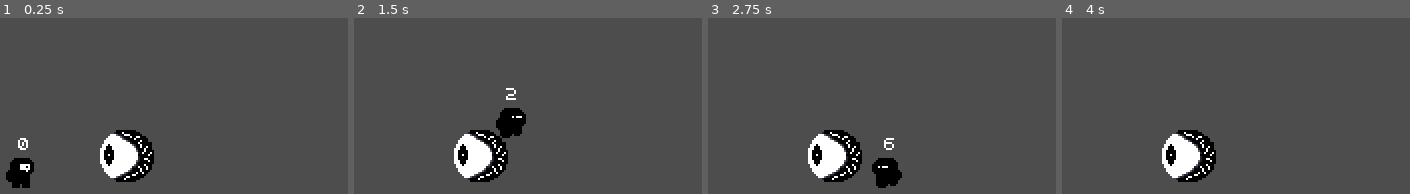
Above: before the commit, frames 1-4 (left to right).
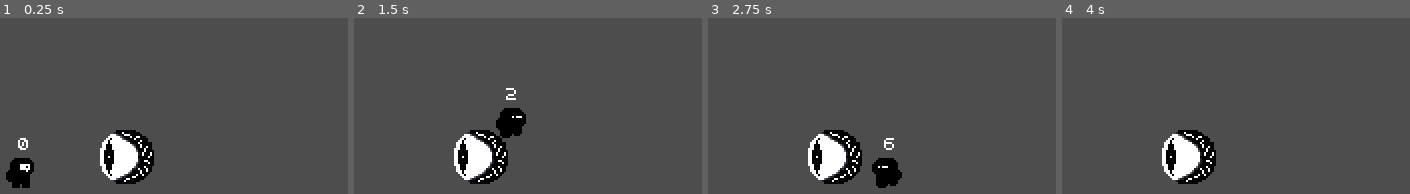
Above: after the commit, the same moments.

Repository: austintian03/presence
Game: Godot game, scene res://Scenes/game.tscn
Same seed, same stepped clock (60 frames per second), same inputs: the game is played once before the commit and once after it.
Inputs:
- Up to frame 1 (0.25 s): no input
- Up to frame 2 (1.5 s): tap Enter at 0.5 s; hold Right (move_right) from 0.53 s (still down); tap S (hide) at 0.6 s; tap Up (jump) at 0.77 s; tap Shift (sprint) at 1.35 s
- Up to frame 3 (2.75 s): tap Up (jump) at 1.52 s; release Right (move_right) at 2.03 s; hold Left (move_left) from 2.03 s (still down); tap S (hide) at 2.1 s
- Up to frame 4 (4 s): release Left (move_left) at 2.78 s; hold Right (move_right) from 2.78 s (still down); tap Shift (sprint) at 2.85 s; tap Up (jump) at 3.02, 3.77 s; tap S (hide) at 3.6 s

The runs differ from the first frame. In frame 1, 0.7% of the frame differs, in the area x 28-45%, y 68-95%; in frame 2, 0.7%; in frame 3, 0.7%; in frame 4, 0.7%.

Commit message:
Add another sprite variation to perceiver

Diff:
--- a/presence/Objects/Enemy/perceiver.tscn
+++ b/presence/Objects/Enemy/perceiver.tscn
@@ -1,37 +1,67 @@
-[gd_scene load_steps=8 format=3 uid="uid://bj4jhuckdfhaa"]
+[gd_scene load_steps=12 format=3 uid="uid://bj4jhuckdfhaa"]
 
 [ext_resource type="Texture2D" uid="uid://ce5h4625pqmaq" path="res://Art/sprites/perceiver-Sheet.png" id="1_wg218"]
 [ext_resource type="Script" uid="uid://cxwavbx54f7vf" path="res://Objects/Enemy/scripts/perceiver.gd" id="1_y52ul"]
+[ext_resource type="Texture2D" uid="uid://bybe0mhftpga7" path="res://Art/sprites/perceiver-Sheet-2.png" id="3_ubdpm"]
+
+[sub_resource type="AtlasTexture" id="AtlasTexture_le77c"]
+atlas = ExtResource("1_wg218")
+region = Rect2(32, 0, 32, 32)
+
+[sub_resource type="AtlasTexture" id="AtlasTexture_ubdpm"]
+atlas = ExtResource("1_wg218")
+region = Rect2(64, 0, 32, 32)
 
 [sub_resource type="AtlasTexture" id="AtlasTexture_y52ul"]
 atlas = ExtResource("1_wg218")
 region = Rect2(96, 0, 32, 32)
 
-[sub_resource type="AtlasTexture" id="AtlasTexture_ubdpm"]
-atlas = ExtResource("1_wg218")
+[sub_resource type="AtlasTexture" id="AtlasTexture_xy4j0"]
+atlas = ExtResource("3_ubdpm")
+region = Rect2(32, 0, 32, 32)
+
+[sub_resource type="AtlasTexture" id="AtlasTexture_gyo6x"]
+atlas = ExtResource("3_ubdpm")
 region = Rect2(64, 0, 32, 32)
 
-[sub_resource type="AtlasTexture" id="AtlasTexture_le77c"]
-atlas = ExtResource("1_wg218")
-region = Rect2(32, 0, 32, 32)
+[sub_resource type="AtlasTexture" id="AtlasTexture_qx038"]
+atlas = ExtResource("3_ubdpm")
+region = Rect2(96, 0, 32, 32)
 
 [sub_resource type="SpriteFrames" id="SpriteFrames_ubdpm"]
 animations = [{
 "frames": [{
 "duration": 1.0,
-"texture": SubResource("AtlasTexture_y52ul")
+"texture": SubResource("AtlasTexture_le77c")
 }, {
 "duration": 1.0,
 "texture": SubResource("AtlasTexture_ubdpm")
 }, {
 "duration": 1.0,
-"texture": SubResource("AtlasTexture_le77c")
+"texture": SubResource("AtlasTexture_y52ul")
 }, {
 "duration": 1.0,
 "texture": SubResource("AtlasTexture_ubdpm")
 }],
 "loop": true,
 "name": &"default",
+"speed": 1.0
+}, {
+"frames": [{
+"duration": 1.0,
+"texture": SubResource("AtlasTexture_xy4j0")
+}, {
+"duration": 1.0,
+"texture": SubResource("AtlasTexture_gyo6x")
+}, {
+"duration": 1.0,
+"texture": SubResource("AtlasTexture_qx038")
+}, {
+"duration": 1.0,
+"texture": SubResource("AtlasTexture_gyo6x")
+}],
+"loop": true,
+"name": &"default2",
 "speed": 1.0
 }]
 
@@ -43,7 +73,6 @@
 
 [node name="AnimatedSprite2d" type="AnimatedSprite2D" parent="."]
 sprite_frames = SubResource("SpriteFrames_ubdpm")
-frame_progress = 0.848887
 
 [node name="CollisionShape2D" type="CollisionShape2D" parent="."]
 shape = SubResource("CircleShape2D_le77c")
Binary file added: presence/Art/sprites/perceiver-Sheet-2.png
Not shown, added: presence/Art/sprites/perceiver-Sheet-2.png.import
